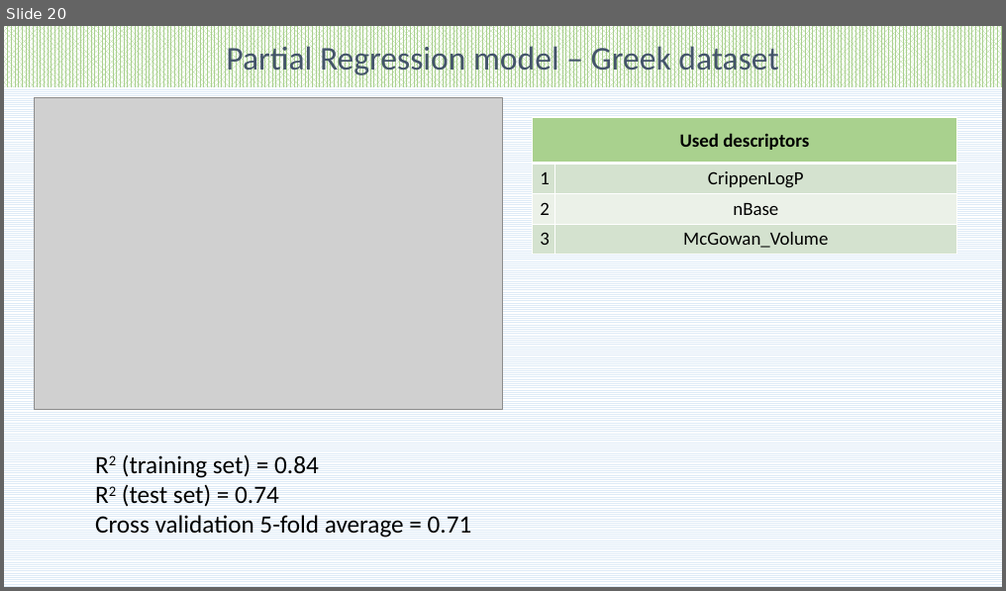
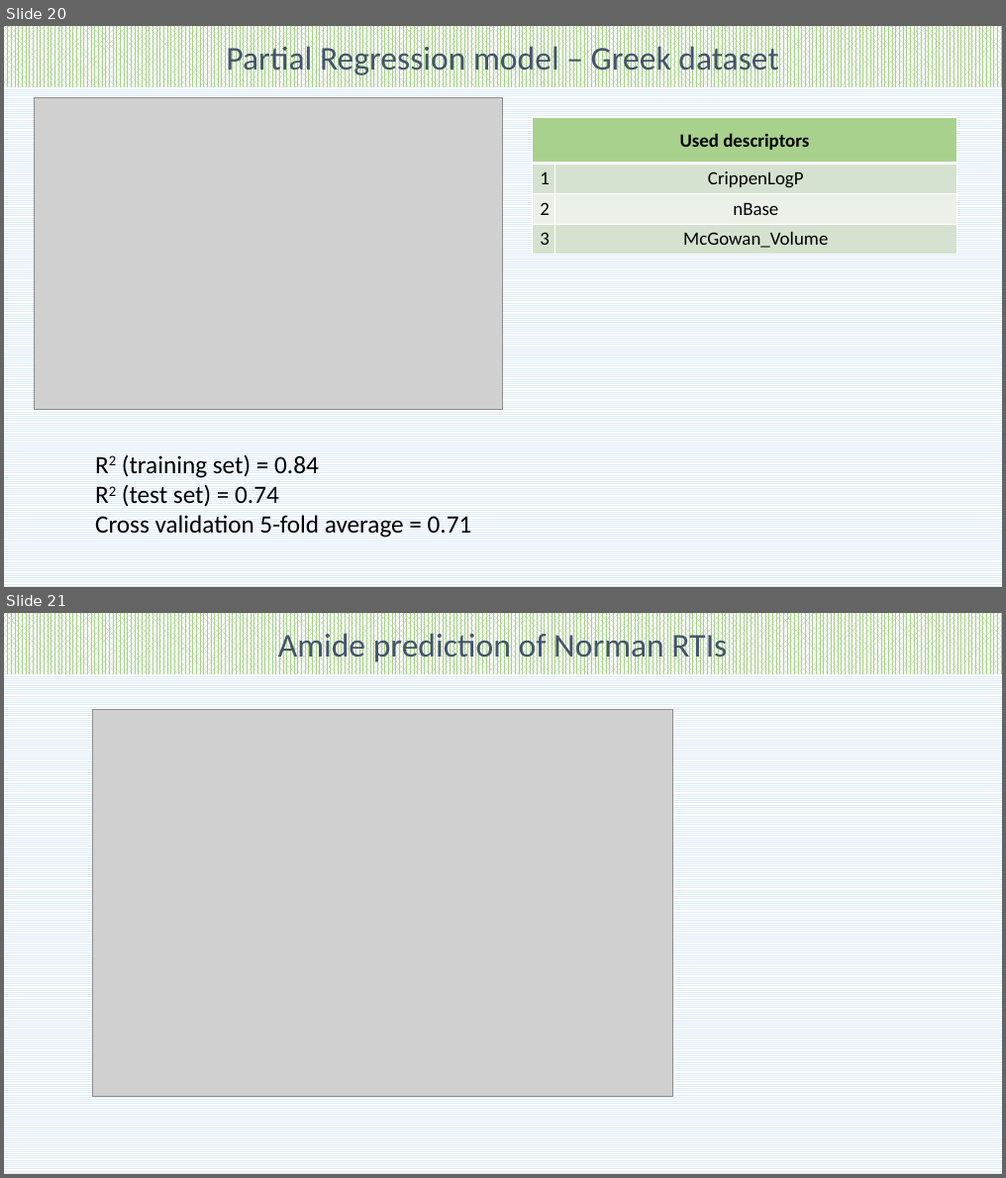
Before and after one commit to pockos56/RTI_prediction, a slide deck: Future presentation update.pptx. Shown one above the other, each under a label of ours: slide 20 before the commit, slides 20 and 21 after it. The pictures are 1006x591 and 1006x1178 pixels, drawn with LibreOffice and Linux fonts; fonts in the diff are those of the drawing; grey boxes stand for pictures. Boxes give left, top, right and bottom in pixels: in the first picture for what was removed or moved away, otherwise in the second. Text is boxed around its words. In the diff, an @@ line names an element or a change of style, - is before the commit and + after.

Commit message:
RTI prediction for Norman

```diff
--- a/Future presentation update.pptx
+++ b/Future presentation update.pptx
@@ slide 21 added at <box>4,613,1002,1174</box>, background pattern #DEEBF7 on #FFFFFF @@
@@ rectangle added at <box>4,613,1002,674</box>, fill pattern #A9D18E on #FFFFFF, 32 pt, text #44546A @@
+Amide prediction of Norman RTIs
@@ picture added at <box>92,710,672,1096</box> @@
```
Also in this commit, not shown: 1 other slide added, 3 other files.
